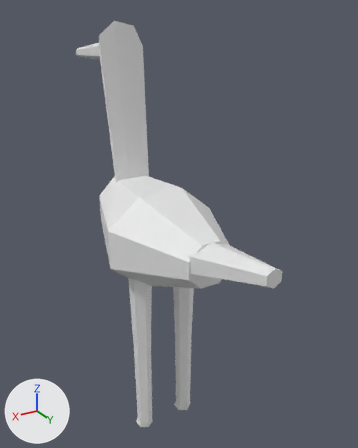
One commit to the OBJ model data/animals/guara/idle/0.obj: the scene before it, then after it.
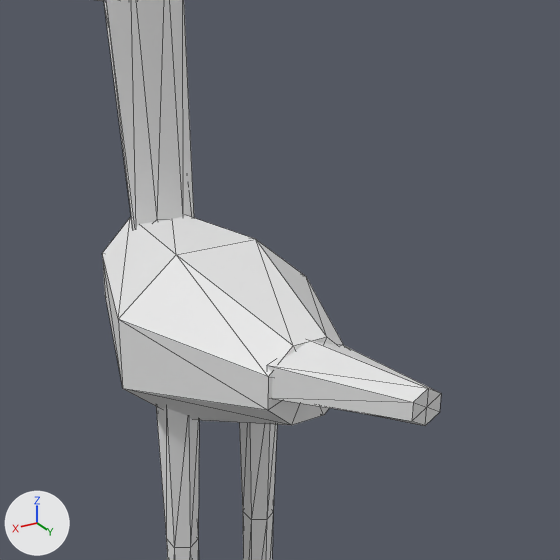
Each version appears first whole from a camera (50 mm lens) standing at (0.528, 0.962, 1.064) and looking at (-0.063, -0.024, 0.571), and next in a close-up on the part from 12% to 97% of the width and 13% to 81% of the height. Arrows for +X, +Y and +Z are at lower left; the lights stay in place. The older version's two pictures come first. The close-ups show mesh edges as thin lines. Where no turn or scale is listed for an object, it has been applied to the vertices.

In view in the first close-up: 'guara_idle_0'.
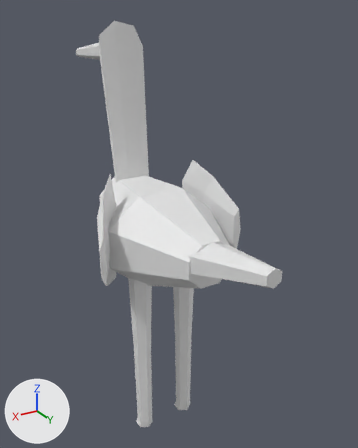
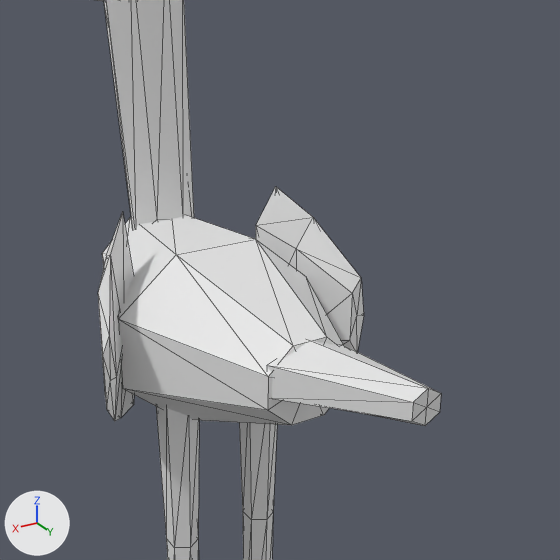
What differs and where, as boxes (x1, y1, x2, y2) in the close-ups (560 x 560 px):
```json
{"part": 1, "of": "me_guara_idle_0", "change": "added", "after": [256, 186, 364, 352]}
{"part": 2, "of": "me_guara_idle_0", "change": "added", "after": [98, 211, 134, 421]}
```

Edits to the scene script, one JSON object a line:
```json
{"block": "me_guara_idle_0", "where": "# used by ob_guara_idle_0; location = (0.0, 0.0, 0.0)"}
{"op": "remove", "block": "me_guara_idle_0", "code": "me_guara_idle_0.from_pydata(...)  # 122 vertices, 220 faces; spans x -0.138..0.138, y -0.473..0.402, z 0.0..1.043"}
{"op": "add", "block": "me_guara_idle_0", "code": "me_guara_idle_0.from_pydata(...)  # 156 vertices, 280 faces; spans x -0.188..0.186, y -0.473..0.402, z 0.0..1.043"}
{"block": "me_guara_idle_0", "change": "me_guara_idle_0 part 1: a new loose piece of 17 vertices spanning x -0.188..-0.091, y -0.054..0.066, z 0.452..0.724"}
{"block": "me_guara_idle_0", "change": "me_guara_idle_0 part 2: a new loose piece of 17 vertices spanning x 0.086..0.186, y -0.055..0.066, z 0.452..0.724"}
```
